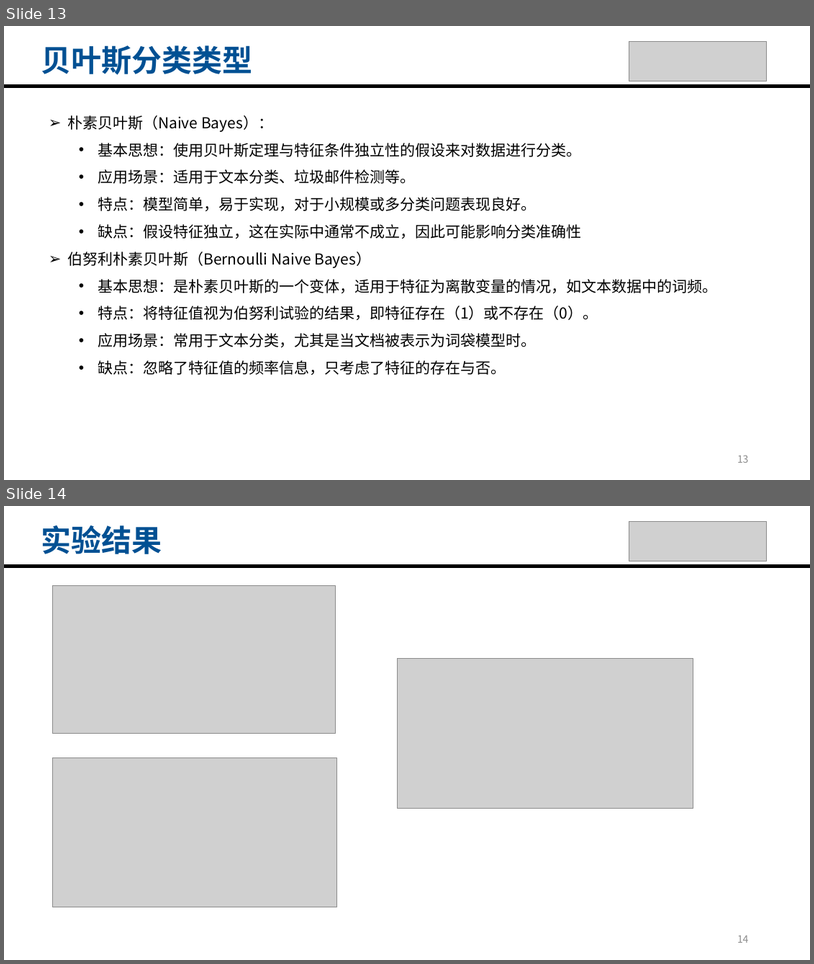
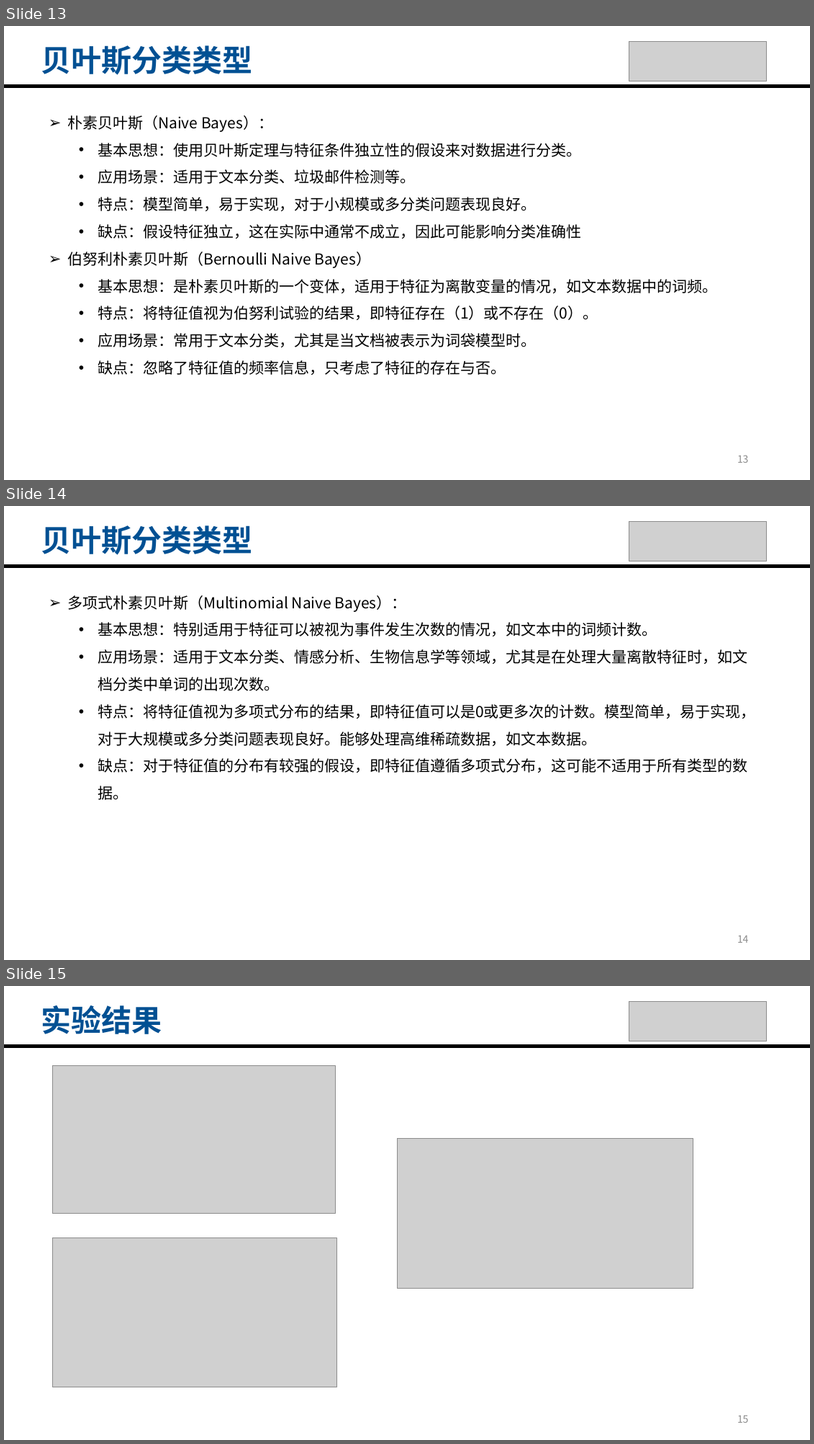
Before and after one commit to c4chuan/HomeWork, a slide deck: 2024/DataMiningandAnalysis/空白模板.pptx. Shown one above the other, each under a label of ours: slides 13 and 14 before the commit, slides 13, 14 and 15 after it. The pictures are 814x964 and 814x1444 pixels, drawn with LibreOffice and Linux fonts; fonts in the diff are those of the drawing; grey boxes stand for pictures. Boxes give left, top, right and bottom in pixels: in the first picture for what was removed or moved away, otherwise in the second. Text is boxed around its words. In the diff, an @@ line names an element or a change of style, - is before the commit and + after.

```diff
--- a/2024/DataMiningandAnalysis/空白模板.pptx
+++ b/2024/DataMiningandAnalysis/空白模板.pptx
@@ slide 14 added at <box>4,506,810,960</box>, background #FFFFFF @@
@@ text added at <box>41,525,253,555</box>, 36 pt, text #005093, bold @@
+贝叶斯分类类型
@@ picture added at <box>630,522,767,561</box> @@
@@ line added from (4, 566) to (810, 566), #000000 4.5 pt @@
@@ text added at <box>67,595,756,800</box>, 18 pt, text #000000 @@
+➢ 多项式朴素贝叶斯（Multinomial Naive Bayes）：
+  • 基本思想：特别适用于特征可以被视为事件发生次数的情况，如文本中的词频计数。
+  • 应用场景：适用于文本分类、情感分析、生物信息学等领域，尤其是在处理大量离散特征时，如文档分类中单词的出现次数。
+  • 特点：将特征值视为多项式分布的结果，即特征值可以是0或更多次的计数。模型简单，易于实现，对于大规模或多分类问题表现良好。能够处理高维稀疏数据，如文本数据。
+  • 缺点：对于特征值的分布有较强的假设，即特征值遵循多项式分布，这可能不适用于所有类型的数据。
@@ page number added at <box>738,935,749,942</box>, 12 pt, text #8C8C8C @@
+14
@@ what was slide 14 is now slide 15 @@
@@ page number at <box>738,1415,749,1422</box>: text changed @@
-14
+15
```
Also in this commit, not shown: 7 other slides added, 1 other file.
